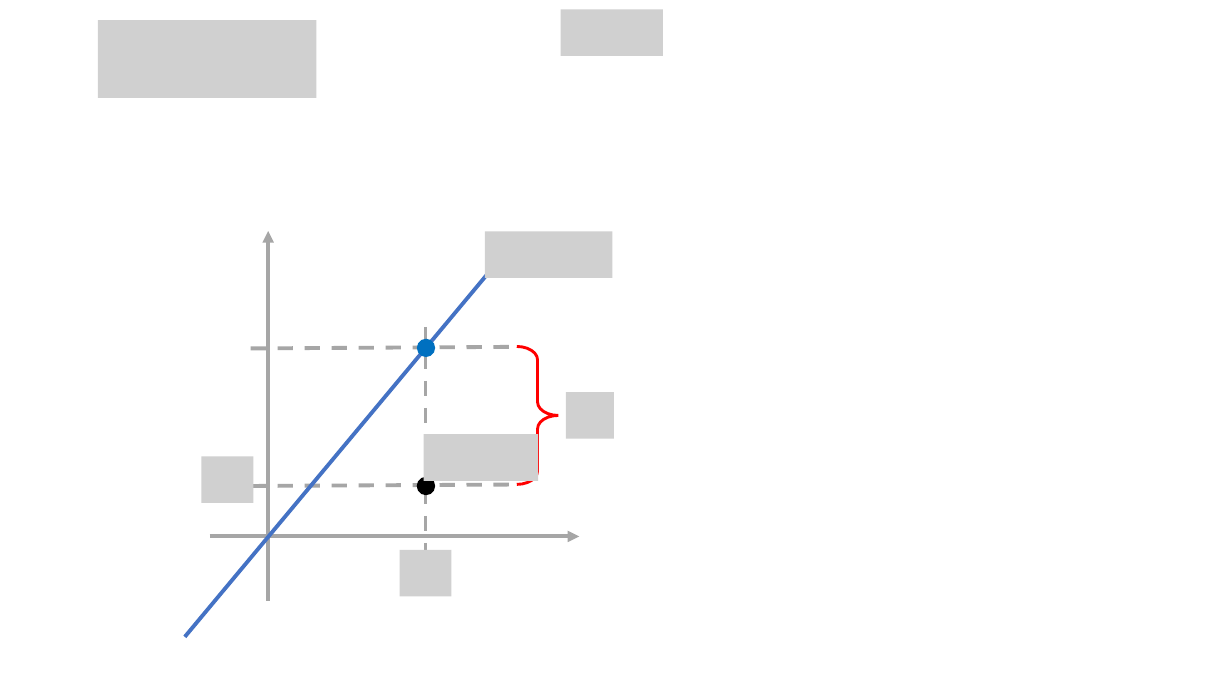
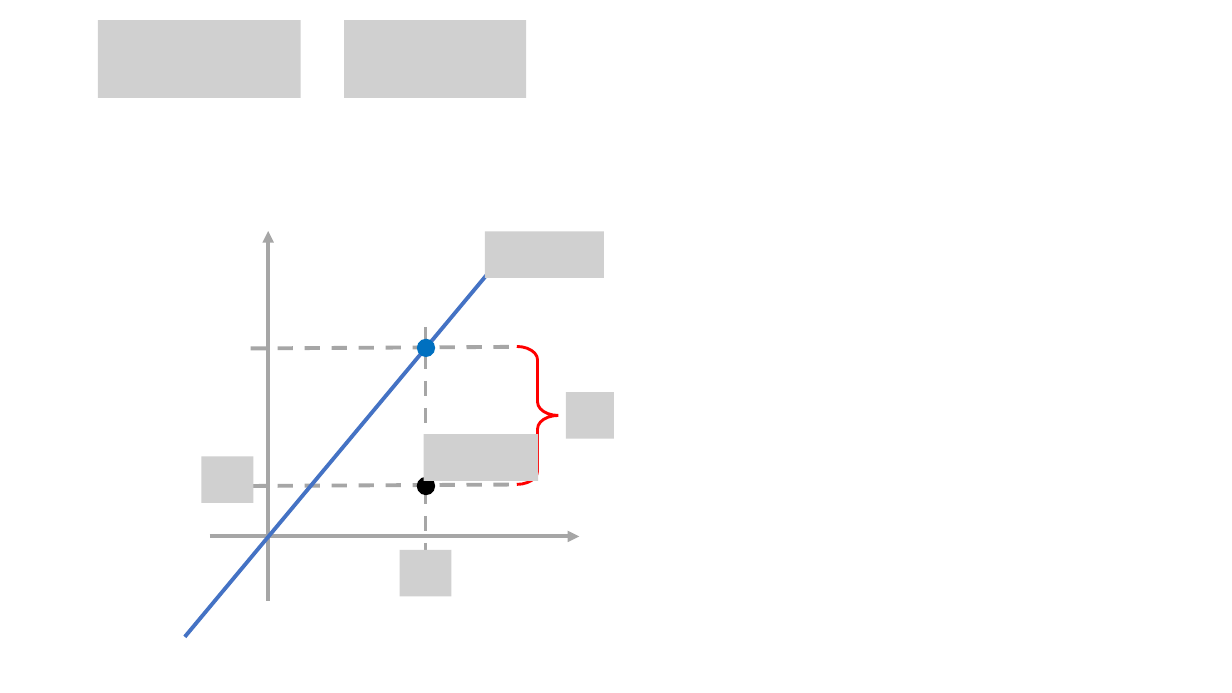
Before and after one commit to mathphysmx/teaching-ml, a slide deck: slide 6 of slides/02_ML_Linear_modelsA.pptx (slide 8 before the commit). Drawn at 1232x693 pixels with LibreOffice and Linux fonts; fonts in the diff are those of the drawing; grey boxes stand for pictures. Boxes give left, top, right and bottom in pixels: in the first picture for what was removed or moved away, otherwise in the second. Text is boxed around its words. In the diff, an @@ line names an element or a change of style, - is before the commit and + after.

```diff
--- a/slides/02_ML_Linear_modelsA.pptx
+++ b/slides/02_ML_Linear_modelsA.pptx
@@ picture: place and size @@
-picture at bbox=[98, 20, 317, 98]
+picture at bbox=[98, 20, 301, 98]
@@ picture added at bbox=[345, 20, 527, 98] @@
@@ picture removed at bbox=[561, 9, 664, 55] @@
@@ picture: place and size @@
-picture at bbox=[485, 231, 613, 277]
+picture at bbox=[485, 231, 604, 277]
```
Also in this commit, not shown: 6 other slides changed, 8 slides added, 6 slides removed, 2 other files.
